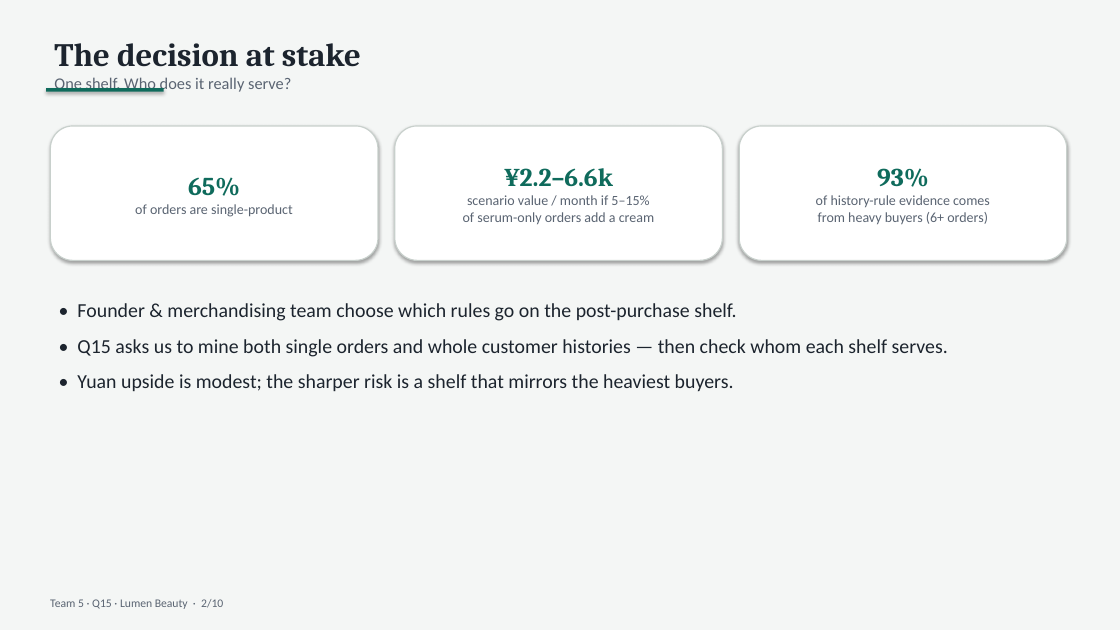
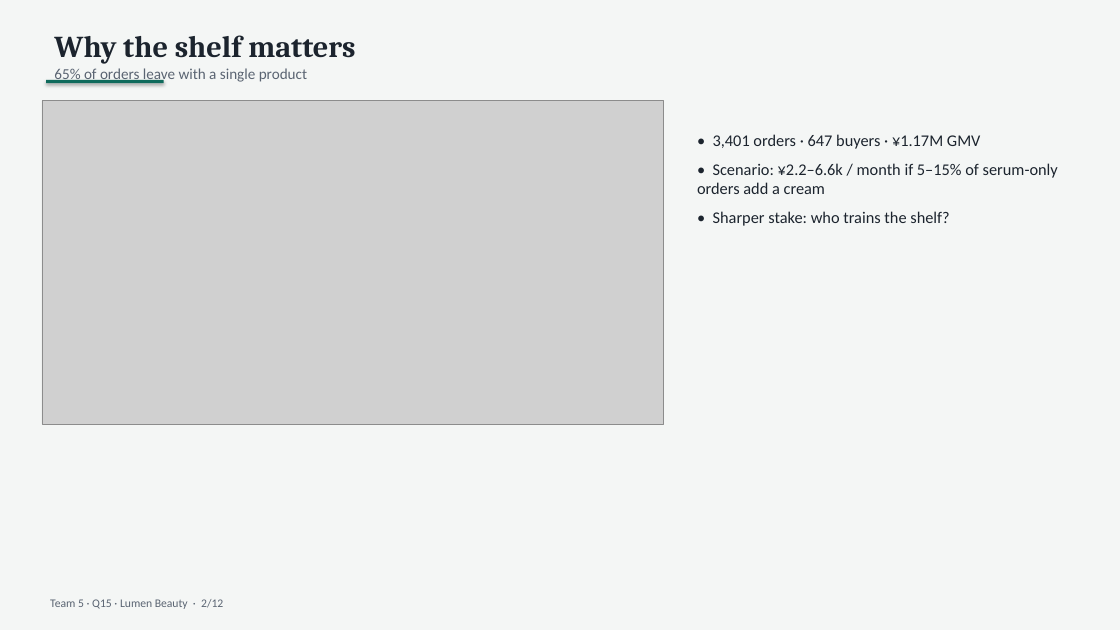
Before and after one commit to N1Rizhka/New-Media-Technology-and-Analytics---Final-Project, a slide deck: slide 2 of deliverables/Team5_Q15_pitch.pptx. Drawn at 1120x630 pixels with LibreOffice and Linux fonts; fonts in the diff are those of the drawing; grey boxes stand for pictures. Boxes give left, top, right and bottom in pixels: in the first picture for what was removed or moved away, otherwise in the second. Text is boxed around its words. In the diff, an @@ line names an element or a change of style, - is before the commit and + after.

```diff
--- a/deliverables/Team5_Q15_pitch.pptx
+++ b/deliverables/Team5_Q15_pitch.pptx
@@ text at box(54, 35, 355, 84): text changed; size 14 to 13 pt @@
-The decision at stake
-One shelf. Who does it really serve?
+Why the shelf matters
+65% of orders leave with a single product
@@ rectangle: place and size @@
-rectangle at box(46, 88, 164, 92)
+rectangle at box(46, 80, 164, 83)
@@ picture added at box(42, 101, 664, 424) @@
@@ rounded rectangle removed at box(50, 126, 378, 260) @@
-65%
-of orders are single-product
@@ text "• 3,401 orders · 647 ...": place and size @@
-text "• 3,401 orders · 647 ..." at box(395, 126, 723, 260)
+text "• 3,401 orders · 647 ..." at box(697, 134, 1058, 226)
@@ text "• 3,401 orders · 647 ..." at box(697, 134, 1058, 226): vertical alignment middle to top; fill #FFFFFF to none; outline #C8D0CC 1 pt to none; shadow off @@
@@ text at box(697, 134, 1058, 226): text changed; size 12 to 14 pt; text colour #5A6472 to #1C242E @@
-¥2.2–6.6k
-scenario value / month if 5–15%
-of serum-only orders add a cream
+• 3,401 orders · 647 buyers · ¥1.17M GMV
+• Scenario: ¥2.2–6.6k / month if 5–15% of serum-only orders add a cream
+• Sharper stake: who trains the shelf?
@@ rounded rectangle removed at box(739, 126, 1067, 260) @@
-93%
-of history-rule evidence comes
-from heavy buyers (6+ orders)
@@ text removed at box(77, 303, 948, 392) @@
-• Founder & merchandising team choose which rules go on the post-purchase shelf.
-• Q15 asks us to mine both single orders and whole customer histories — then check whom each shelf serves.
-• Yuan upside is modest; the sharper risk is a shelf that mirrors the heaviest buyers.
@@ text at box(50, 599, 223, 609): text changed @@
-Team 5 · Q15 · Lumen Beauty · 2/10
+Team 5 · Q15 · Lumen Beauty · 2/12
```
Also in this commit, not shown: 6 other slides changed, 5 slides added, 3 slides removed, 18 other files.
